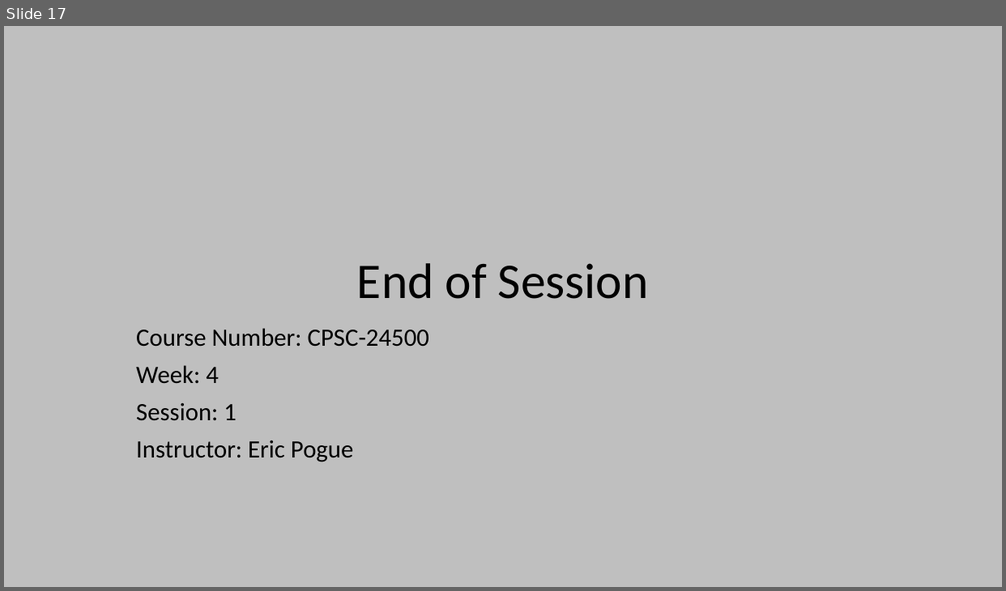
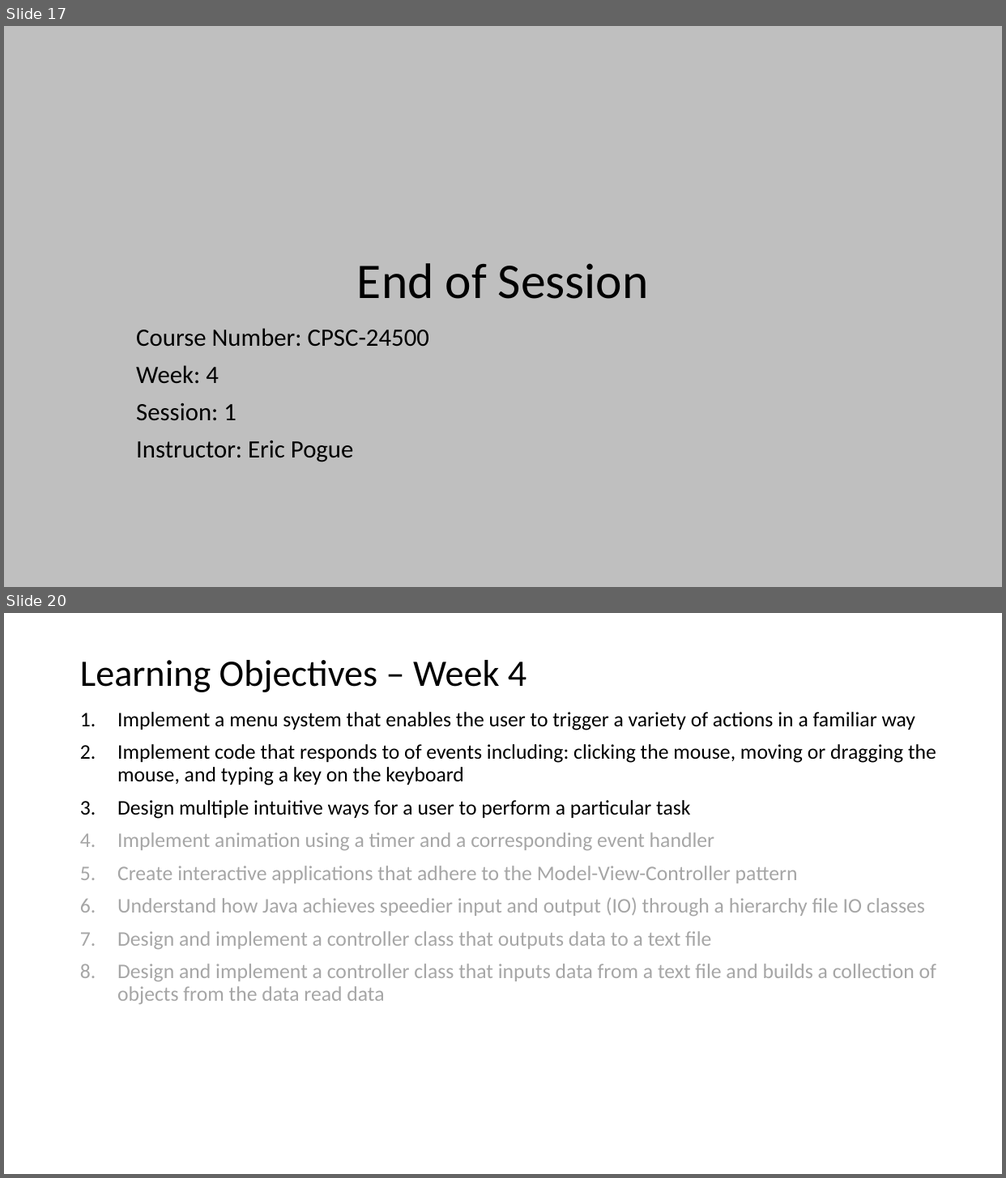
Before and after one commit to EricJPogue/www-epogue-info, a slide deck: CPSC-24500/Week04/2017SpringW04Slides.pptx. Shown one above the other, each under a label of ours: slide 17 before the commit, slides 17 and 20 after it; the slides between them are not shown. The pictures are 1006x591 and 1006x1178 pixels, drawn with LibreOffice and Linux fonts; fonts in the diff are those of the drawing. Boxes give left, top, right and bottom in pixels: in the first picture for what was removed or moved away, otherwise in the second. Text is boxed around its words. In the diff, an @@ line names an element or a change of style, - is before the commit and + after.

```diff
--- a/CPSC-24500/Week04/2017SpringW04Slides.pptx
+++ b/CPSC-24500/Week04/2017SpringW04Slides.pptx
@@ slide 20 added at box(4, 613, 1002, 1174), background #FFFFFF @@
@@ title added at box(80, 660, 526, 692), 36 pt, text #000000 @@
+Learning Objectives – Week 4
@@ text added at box(117, 712, 936, 1004), 20 pt, text #A6A6A6 @@
+1. Implement a menu system that enables the user to trigger a variety of actions in a familiar way
+2. Implement code that responds to of events including: clicking the mouse, moving or dragging the mouse, and typing a key on the keyboard
+3. Design multiple intuitive ways for a user to perform a particular task
+4. Implement animation using a timer and a corresponding event handler
+5. Create interactive applications that adhere to the Model-View-Controller pattern
+6. Understand how Java achieves speedier input and output (IO) through a hierarchy file IO classes
+7. Design and implement a controller class that outputs data to a text file
+8. Design and implement a controller class that inputs data from a text file and builds a collection of objects from the data read data
```
Also in this commit, not shown: 6 other slides added, 3 other files.
